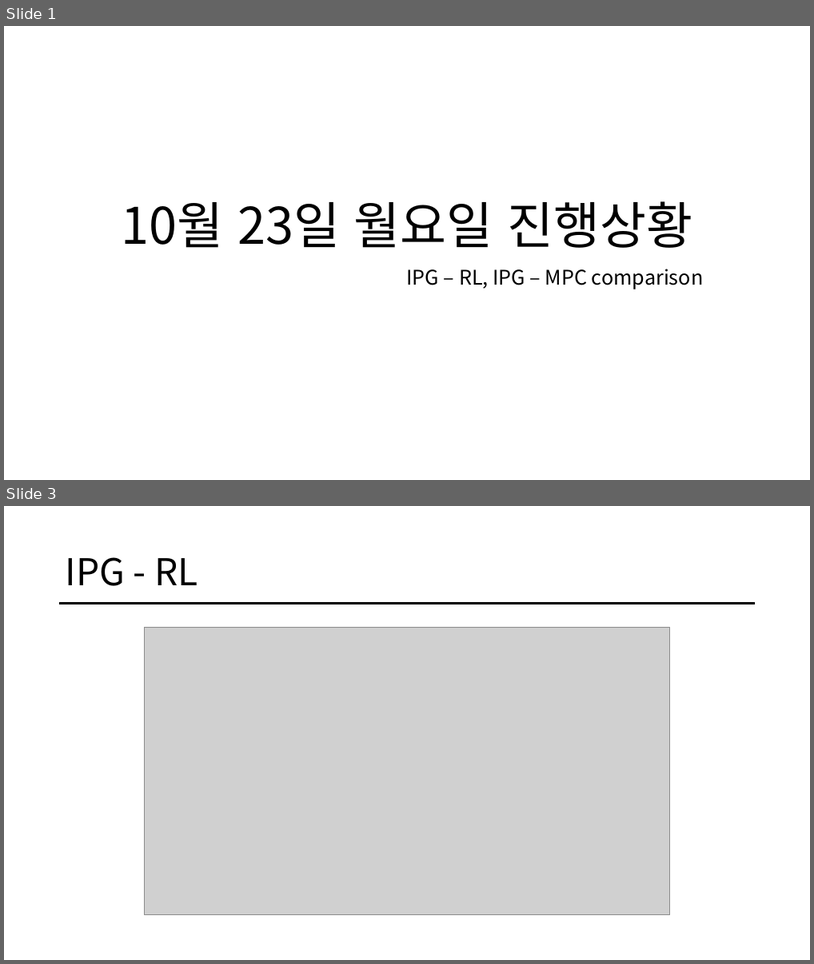
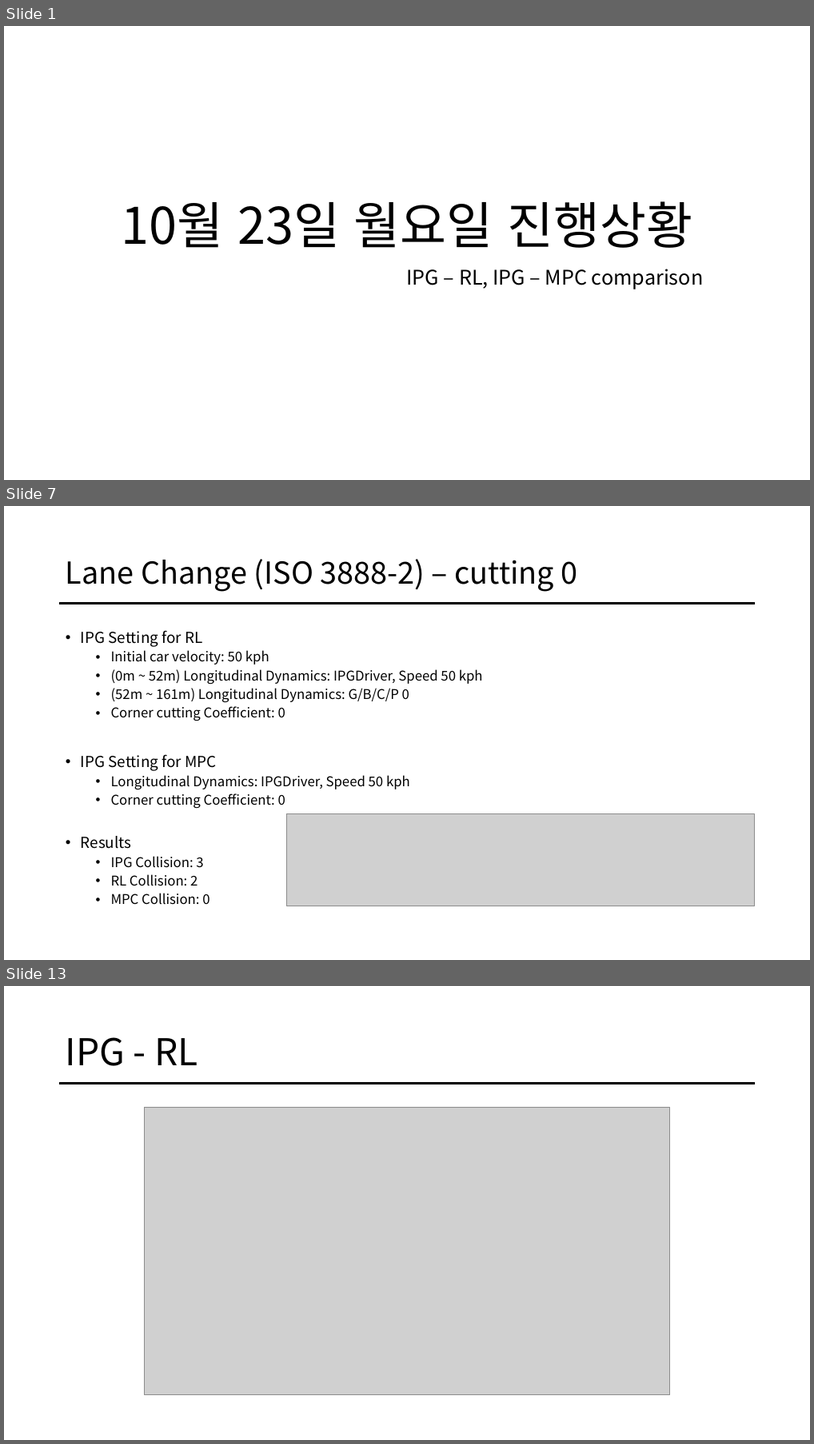
Before and after one commit to HAN2496/CarMakerResults, a slide deck: 1023Report/1023_결과보고.pptx. Shown one above the other, each under a label of ours: slides 1 and 3 before the commit, slides 1, 7 and 13 after it; the slides between them are not shown. The pictures are 814x964 and 814x1444 pixels, drawn with LibreOffice and Linux fonts; fonts in the diff are those of the drawing; grey boxes stand for pictures. Boxes give left, top, right and bottom in pixels: in the first picture for what was removed or moved away, otherwise in the second. Text is boxed around its words. In the diff, an @@ line names an element or a change of style, - is before the commit and + after.

```diff
--- a/1023Report/1023_결과보고.pptx
+++ b/1023Report/1023_결과보고.pptx
@@ slide 7 added at bbox=[4, 506, 810, 960], background #FFFFFF; not listed: 1 template element that a slide beside it also shows @@
@@ title added at bbox=[66, 559, 578, 592], 36 pt, text #000000 @@
+Lane Change (ISO 3888-2) – cutting 0
@@ text added at bbox=[81, 630, 483, 904], 16 pt, text #000000 @@
+• IPG Setting for RL
+  • Initial car velocity: 50 kph
+  • (0m ~ 52m) Longitudinal Dynamics: IPGDriver, Speed 50 kph
+  • (52m ~ 161m) Longitudinal Dynamics: G/B/C/P 0
+  • Corner cutting Coefficient: 0
+• IPG Setting for MPC
+  • Longitudinal Dynamics: IPGDriver, Speed 50 kph
+  • Corner cutting Coefficient: 0
+• Results
+  • IPG Collision: 3
+  • RL Collision: 2
+  • MPC Collision: 0
@@ picture added at bbox=[287, 814, 755, 906] @@
@@ what was slide 3 is now slide 13 @@
```
Also in this commit, not shown: 1 slide changed, 9 other slides added, 5 other files.
